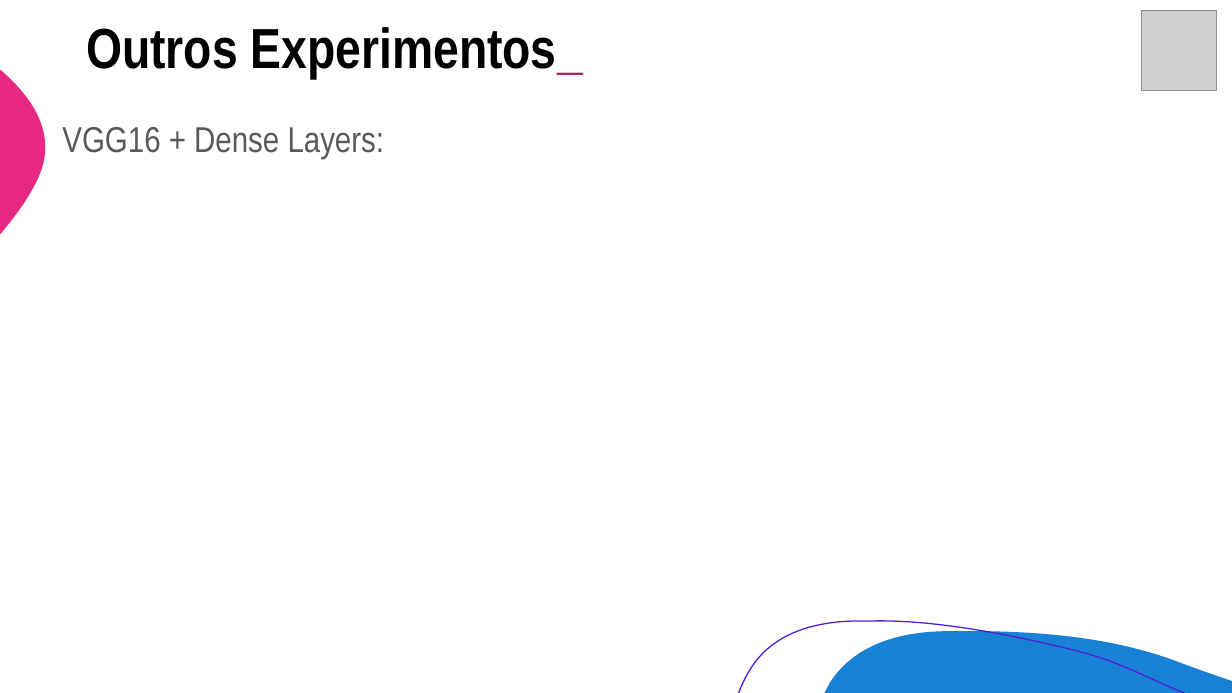
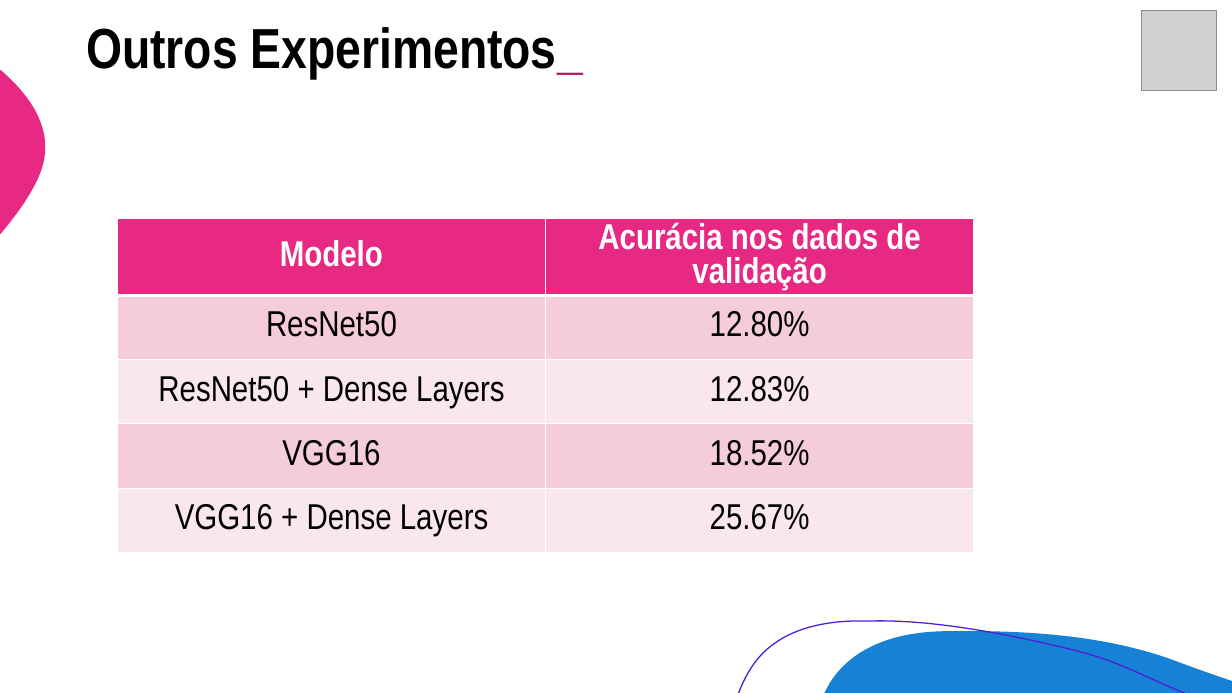
Before and after one commit to mauriciosobrinho/mdc-unicamp-final-project, a slide deck: slide 18 of ppt/Preliminar_Presentation.pptx (slide 17 before the commit). Drawn at 1232x693 pixels with LibreOffice and Linux fonts; fonts in the diff are those of the drawing; grey boxes stand for pictures. Boxes give left, top, right and bottom in pixels: in the first picture for what was removed or moved away, otherwise in the second. Text is boxed around its words. In the diff, an @@ line names an element or a change of style, - is before the commit and + after.

```diff
--- a/ppt/Preliminar_Presentation.pptx
+++ b/ppt/Preliminar_Presentation.pptx
@@ text removed at (x1=62, y1=127, x2=385, y2=159) @@
-VGG16 + Dense Layers:
@@ table added at (x1=117, y1=219, x2=973, y2=541), 5 rows, 2 columns @@
+Modelo | Acurácia nos dados de validação
+ResNet50 | 12.80%
+ResNet50 + Dense Layers | 12.83%
+VGG16 | 18.52%
+VGG16 + Dense Layers | 25.67%
```
Also in this commit, not shown: 9 other slides changed, 3 slides added, 3 slides removed.
